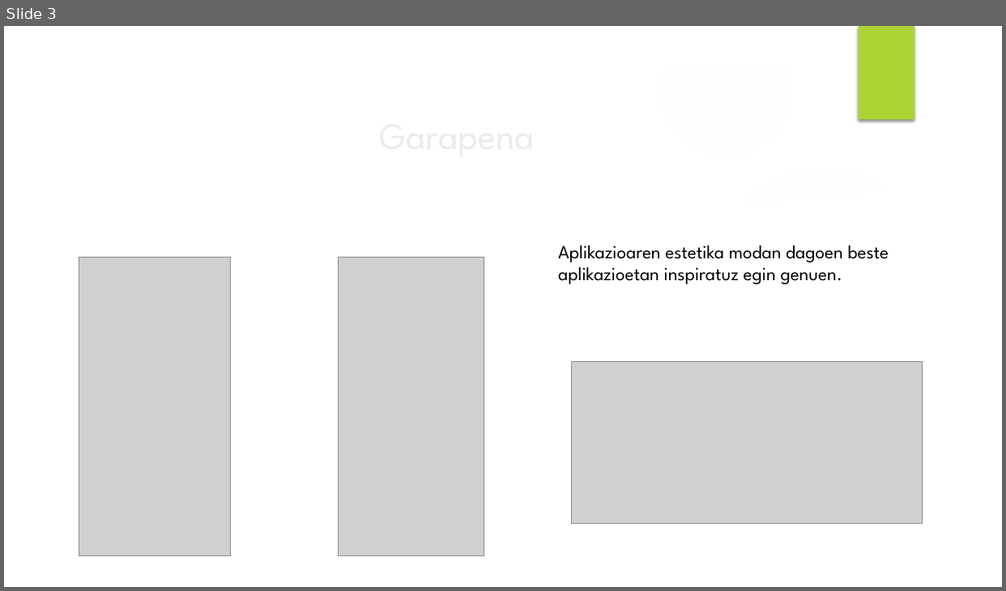
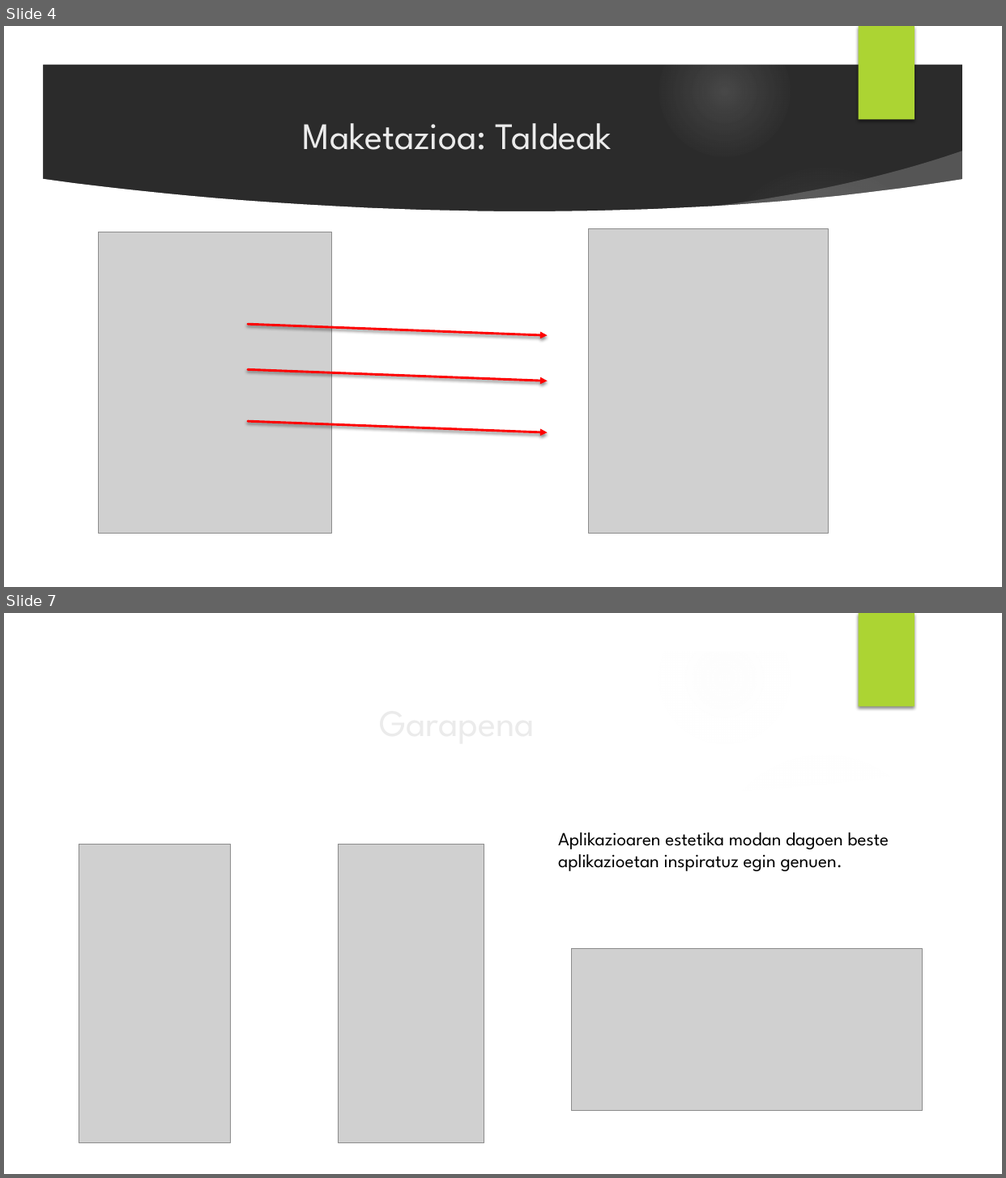
Before and after one commit to Iza666/EguneanBehin, a slide deck: Brain Pain powerpoint.pptx. Shown one above the other, each under a label of ours: slide 3 before the commit, slides 4 and 7 after it; the slides between them are not shown. The pictures are 1006x591 and 1006x1178 pixels, drawn with LibreOffice and Linux fonts; fonts in the diff are those of the drawing; grey boxes stand for pictures; background and template pictures are left out; a plain dark background stands for a picture behind light text. Boxes give left, top, right and bottom in pixels: in the first picture for what was removed or moved away, otherwise in the second. Text is boxed around its words. In the diff, an @@ line names an element or a change of style, - is before the commit and + after.

```diff
--- a/Brain Pain powerpoint.pptx
+++ b/Brain Pain powerpoint.pptx
@@ slide 4 added at [4,26,1002,587], background picture (left out); not listed: 9 template elements that a slide beside it also shows @@
@@ title added at [303,123,612,150], 36 pt, text #EBEBEB @@
+Maketazioa: Taldeak
@@ picture added at [98,232,331,533] @@
@@ picture added at [588,228,829,533] @@
@@ arrow added from (248, 324) to (548, 336), #FF0000 2.25 pt @@
@@ arrow added from (248, 369) to (548, 381), #FF0000 2.25 pt @@
@@ arrow added from (248, 421) to (548, 433), #FF0000 2.25 pt @@
@@ what was slide 3 is now slide 7 @@
```
Also in this commit, not shown: 5 slides changed, 6 other slides added, 1 slide removed, 1 other file.
